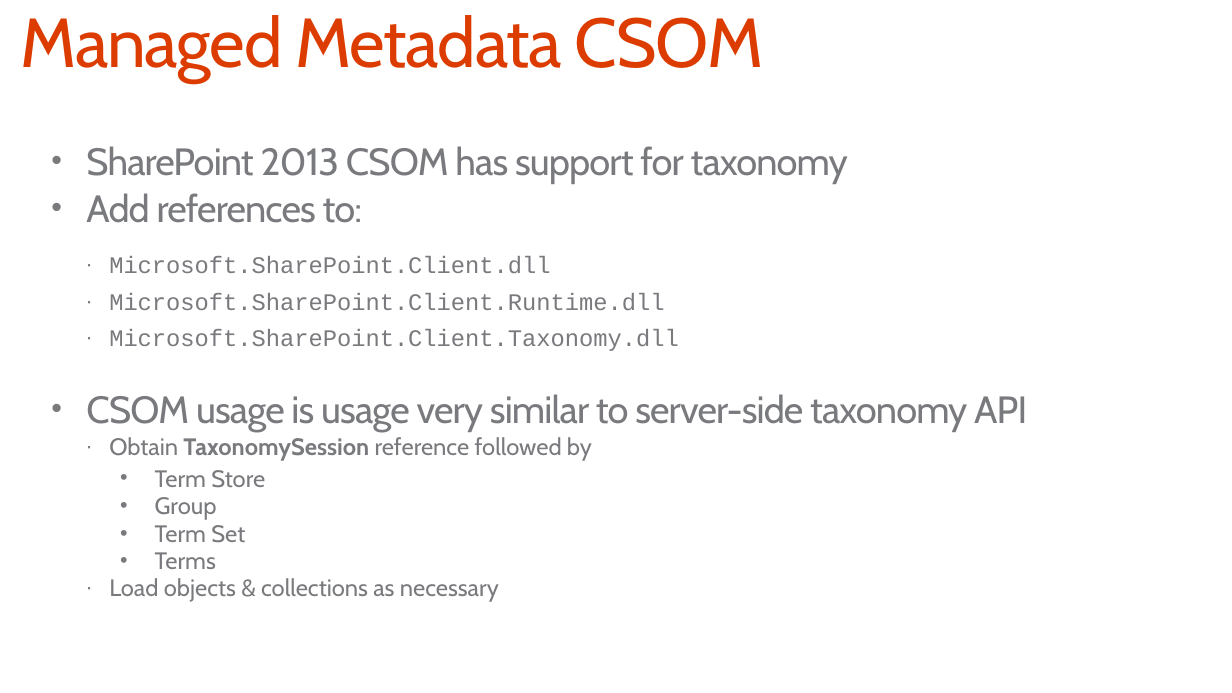
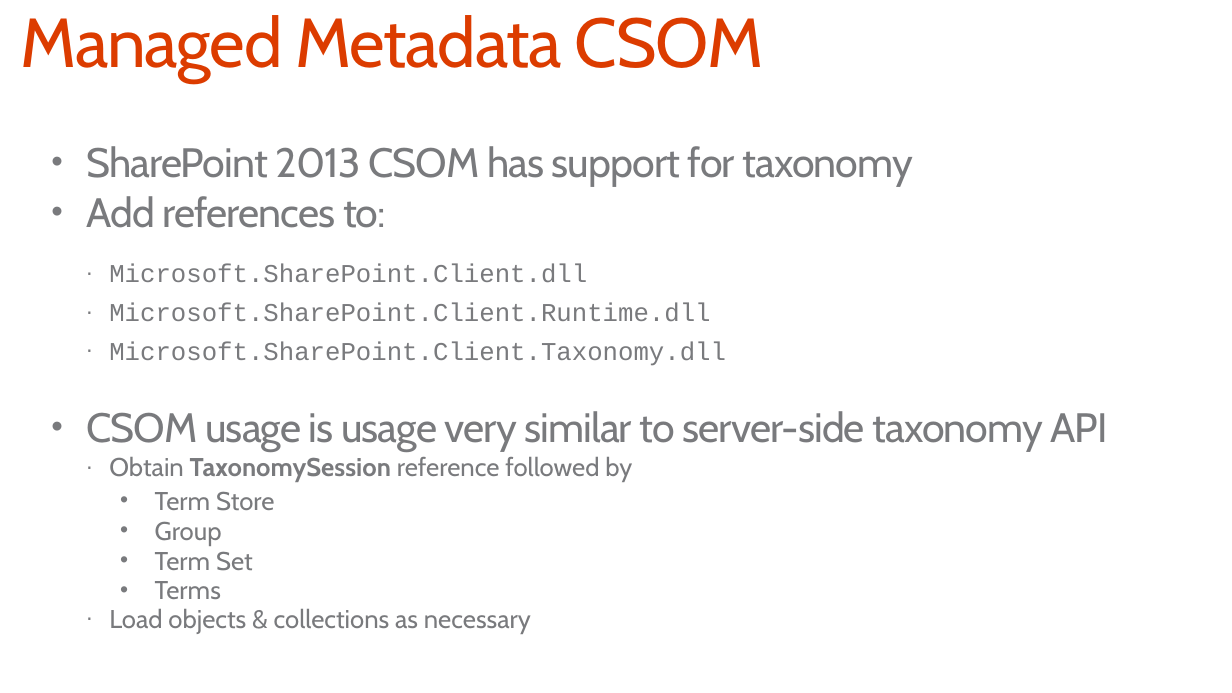
Before and after one commit to fabbbiob/TrainingContent, a slide deck: slide 22 of O3656/O3656-8 Developing advanced Taxonomy Scenarios in Office 365/O3656-8 Developing advanced Taxonomy Scenarios in Office 365.pptx. Drawn at 1232x693 pixels with LibreOffice and Linux fonts; fonts in the diff are those of the drawing. Boxes give left, top, right and bottom in pixels: in the first picture for what was removed or moved away, otherwise in the second. Text is boxed around its words. In the diff, an @@ line names an element or a change of style, - is before the commit and + after.

```diff
--- a/O3656/O3656-8 Developing advanced Taxonomy Scenarios in Office 365/O3656-8 Developing advanced Taxonomy Scenarios in Office 365.pptx
+++ b/O3656/O3656-8 Developing advanced Taxonomy Scenarios in Office 365/O3656-8 Developing advanced Taxonomy Scenarios in Office 365.pptx
@@ text "SharePoint 2013 CSOM has support ..." at <box>86,146,1108,634</box>: size 29.6 to 32 pt in "SharePoint 2013 CSOM has support for taxonomy", "Add references to:", "CSOM usage is usage very similar to ..."; size 18.5 to 20 pt in "Microsoft.SharePoint.Client.dll", "Microsoft.SharePoint.Client.Runtime.dll", "Microsoft.SharePoint.Client.Taxonomy.dll", "Obtain TaxonomySession reference followed by" and 5 more places @@
```
Also in this commit, not shown: 2 other slides changed, 2 slides added, 2 slides removed, 5 other files.
